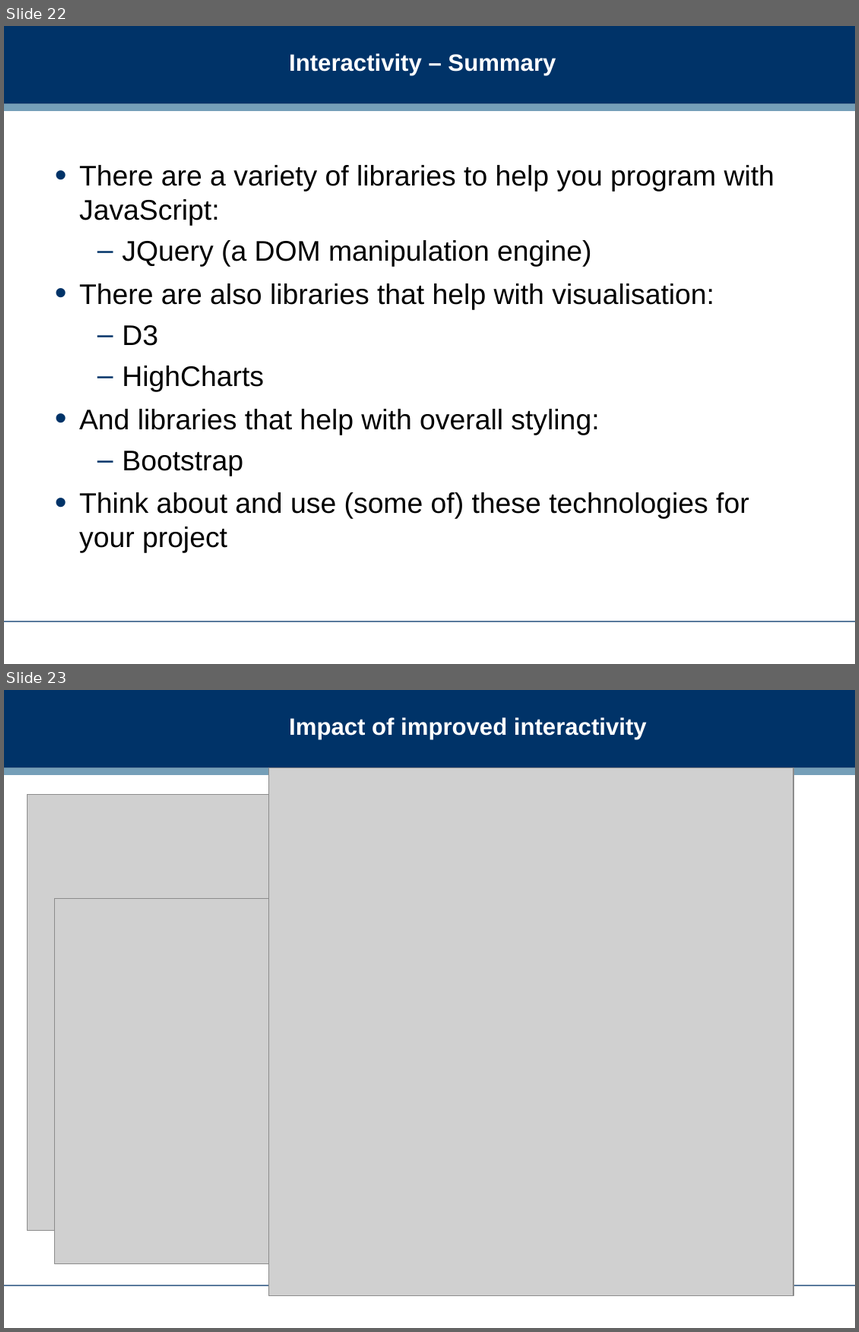
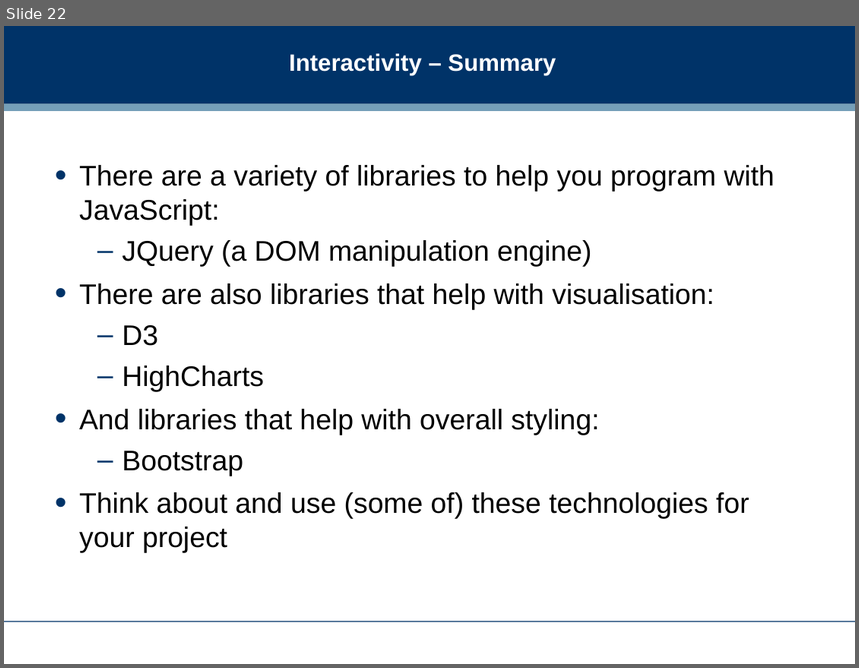
Before and after one commit to dreamind/ix, a slide deck: lectures/interactive/interactivity2.ppt. Shown one above the other, each under a label of ours: slides 22 and 23 before the commit, slide 22 after it. The pictures are 859x1332 and 859x668 pixels, drawn with LibreOffice and Linux fonts; fonts in the diff are those of the drawing; grey boxes stand for pictures; background and template pictures are left out. Boxes give left, top, right and bottom in pixels: in the first picture for what was removed or moved away, otherwise in the second. Text is boxed around its words. In the diff, an @@ line names an element or a change of style, - is before the commit and + after.

Commit message:
Updating interactivity 2 slides

```diff
--- a/lectures/interactive/interactivity2.ppt
+++ b/lectures/interactive/interactivity2.ppt
@@ slide 23 removed at [4, 690, 855, 1328], background #FFFFFF; not listed: 3 template elements that a slide beside it also shows @@
@@ title removed at [289, 717, 647, 739] @@
-Impact of improved interactivity
@@ picture removed at [268, 768, 794, 1296] @@
@@ picture removed at [27, 795, 557, 1231] @@
@@ picture removed at [54, 898, 772, 1264] @@
```
Also in this commit, not shown: 2 slides changed.
